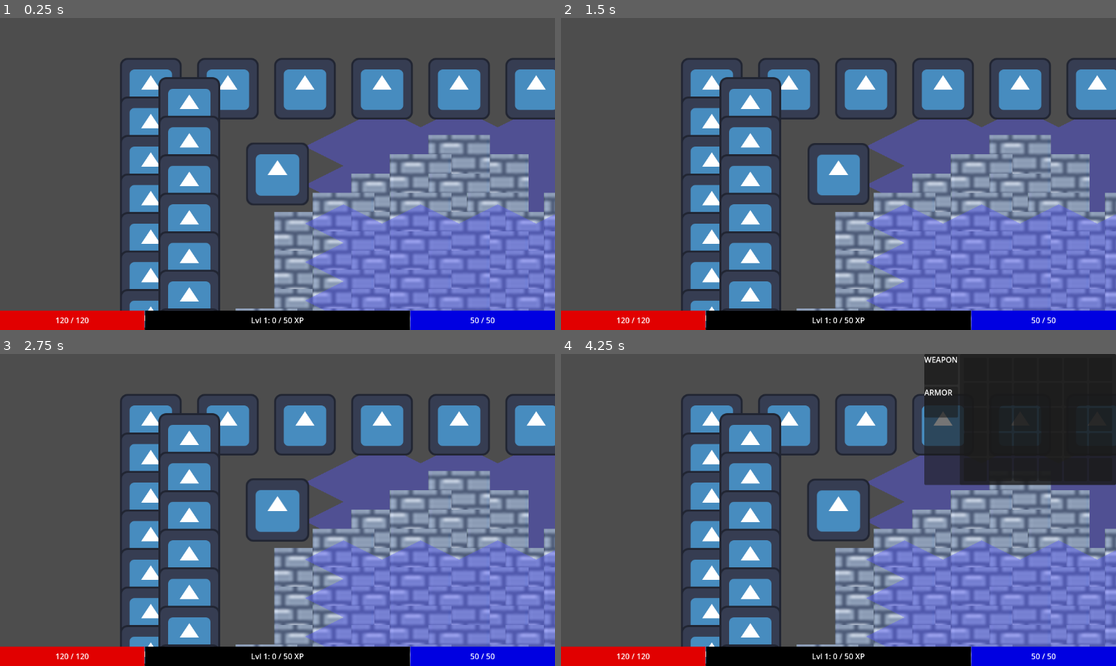
Above: before the commit, frames 1-4 (two rows, left to right).
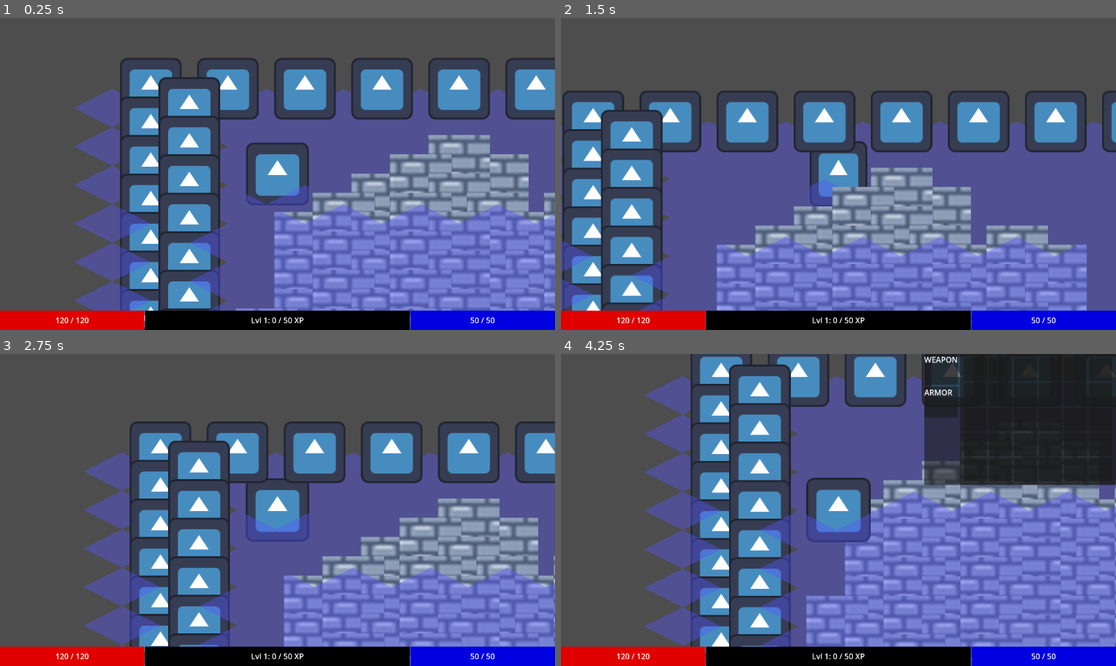
Above: after the commit, the same moments.

Repository: PietPadda/Godot_2D_ARPG
Game: Godot game, scene res://scenes/levels/main.tscn
Same seed, same stepped clock (60 frames per second), same inputs: the game is played once before the commit and once after it. The engine's default icon, where the game draws it, is replaced by a stand-in: a white triangle on a blue panel in a dark square.
Inputs (mouse positions are in pixels of both pictures, inside the frame that each line leads up to):
- Up to frame 1 (0.25 s): no input
- Up to frame 2 (1.5 s): tap Enter at 0.5 s; move the mouse to (960, 158) at 0.52 s; press the mouse at (960, 158) at 0.53 s; move the mouse to (727, 189) at 1.27 s; release the mouse at (727, 189) at 1.28 s; tap Space (attack) at 1.35 s
- Up to frame 3 (2.75 s): click (166, 525) at 1.55 s; move the mouse to (333, 441) at 2.02 s; press the mouse at (333, 441) at 2.03 s
- Up to frame 4 (4.25 s): tap Space (attack) at 2.75 s; move the mouse to (810, 572) at 2.77 s; release the mouse at (810, 572) at 2.78 s; tap I (toggle_character_sheet) at 2.85 s; click (810, 572) at 3.05 s; move the mouse to (938, 369) at 3.52 s; press the mouse at (938, 369) at 3.53 s

The runs differ from the first frame. In frame 1, 15% of the frame differs, in the area x 13-93%, y 22-94%; in frame 2, 56%, in the area x 0-100%, y 12-100%; in frame 3, 42%; in frame 4, 45%.

Commit message:
Revert "refactor(grid): implement vertex-based A* graph for true isometric pathfinding"
This reverts commit 986260c4a43c50e2e0c96092bfb8439fb55fff98.

Diff:
--- a/scripts/core/grid_manager.gd
+++ b/scripts/core/grid_manager.gd
@@ -20,7 +20,7 @@
 
 # Builds the A* point graph from the level's TileMapLayer.
 func build_level_graph():
-	# Phase 0: Clear old data
+	# Clear any old data
 	astar_graph.clear()
 	map_coords_to_id.clear()
 	id_to_map_coords.clear()
@@ -31,58 +31,83 @@
 
 	# We get the bounding box of all painted tiles, so we know the area we need to search.
 	var map_rect = tile_map_layer.get_used_rect()
-	var valid_vertices: Dictionary = {}
+	var walkable_cells: Array[Vector2i] = []
 
-	# Phase 1: Find all valid vertices
-	# A vertex is valid if all 4 surrounding tiles are walkable.
-	for x in range(map_rect.position.x, map_rect.end.x + 1): # loop x cells
-		for y in range(map_rect.position.y, map_rect.end.y + 1): # loop y cells
-			var vertex  = Vector2i(x, y) # cell at x:y
+	# We visit every single tile within that boundary, one by one.
+	for x in range(map_rect.position.x, map_rect.end.x): # loop x cells
+		for y in range(map_rect.position.y, map_rect.end.y): # loop y cells
+			var cell = Vector2i(x, y) # cell at x:y
 
-			# Check the four tiles that meet at this vertex.
-			var top_left = tile_map_layer.get_cell_tile_data(vertex + Vector2i(-1, -1))
-			var top_right = tile_map_layer.get_cell_tile_data(vertex + Vector2i(0, -1))
-			var bot_left = tile_map_layer.get_cell_tile_data(vertex + Vector2i(-1, 0))
-			var bot_right = tile_map_layer.get_cell_tile_data(vertex + Vector2i(0, 0))
+			# THE NEW, ROBUST LOGIC:
+			var tile_data = tile_map_layer.get_cell_tile_data(cell)
 
-			var tl_walkable = (not top_left) or top_left.get_custom_data("is_walkable")
-			var tr_walkable = (not top_right) or top_right.get_custom_data("is_walkable")
-			var bl_walkable = (not bot_left) or bot_left.get_custom_data("is_walkable")
-			var br_walkable = (not bot_right) or bot_right.get_custom_data("is_walkable")
-
-			if tl_walkable and tr_walkable and bl_walkable and br_walkable:
-				var point_id = id_to_map_coords.size()
-				id_to_map_coords.append(vertex)
-				map_coords_to_id[vertex] = point_id
-				astar_graph.add_point(point_id, map_to_world(vertex))
-				valid_vertices[vertex] = point_id
+			# A cell is walkable if it's empty (no tile data)
+			# OR if it has a tile, and that tile's "is_walkable" custom data is true.
+			var is_walkable = false
+			if not tile_data:
+				is_walkable = true # Empty space is walkable
+			else:
+				is_walkable = tile_data.get_custom_data("is_walkable") # Check the tile's property
+			if is_walkable:
+				walkable_cells.append(cell)
 
 	# Debug Walkable Tiles Visualisation
 	if debug_tile_scene:
 		var main_scene = get_tree().current_scene
-		for cell in valid_vertices:
+		for cell in walkable_cells:
 			var tile_instance = debug_tile_scene.instantiate()
 			main_scene.add_child(tile_instance)
 			# Center the debug tile over the grid cell
 			# Note: Convert the Vector2i to a Vector2 before subtracting
 			tile_instance.global_position = map_to_world(cell) - (Vector2(tile_map_layer.tile_set.tile_size) / 2)
 
-	# Phase 2: Connect adjacent valid vertices
-	for vertex in valid_vertices:
-		var current_point_id = valid_vertices[vertex]
-		var current_world_pos = map_to_world(vertex)
+	# We go through our list of walkable roads...
+	# First pass: Add all walkable tiles as points to the graph.
+	for cell in walkable_cells:
+		 # Create a new, unique ID (0, then 1, then 2, etc.)
+		var point_id = id_to_map_coords.size() # get tilemap coords
 
-		# Check the 4 cardinal neighbors (up, down, left, right on the vertex grid).
-		var neighbors = [Vector2i(1, 0), Vector2i(-1, 0), Vector2i(0, 1), Vector2i(0, -1)]
-		for offset in neighbors:
-			var neighbor = vertex + offset
-			if valid_vertices.has(neighbor):
-				var neighbor_point_id = valid_vertices[neighbor]
-				var neighbor_world_pos = map_to_world(neighbor)
+		# Update our address books.
+		id_to_map_coords.append(cell) # add to cell, ID 50 -> (8, 6)
+		map_coords_to_id[cell] = point_id # A* dict for quick lookup, (8, 6) -> ID 50
 
-				# The weight is the actual world distance between vertices.
-				var weight = current_world_pos.distance_to(neighbor_world_pos)
-				astar_graph.connect_points(current_point_id, neighbor_point_id, weight)
+		# Add the "intersection" to the A* graph's map.
+		astar_graph.add_point(point_id, cell) # add A* point to graph
+
+	# We visit every walkable tile again.
+	# Second pass: Connect adjacent points.
+	for cell in walkable_cells:
+		var current_point_id = map_coords_to_id[cell]
+		# Get the real-world pixel position of the current tile's center.
+		var current_world_pos = map_to_world(cell)
+
+		# We check all 8 of its immediate neighbors (including diagonals)
+		for x in range(-1, 2):
+			for y in range(-1, 2):
+				if x == 0 and y == 0: # Skip the center tile itself
+					continue # Don't check against self
+
+				var neighbor = cell + Vector2i(x, y)
+				# We ask: "Is this neighbor a valid, walkable intersection we've already mapped?"
+				if map_coords_to_id.has(neighbor):
+					var is_diagonal = (x != 0 and y != 0)
+
+					# If it's a diagonal move, check for walls.
+					if is_diagonal:
+						# Check if the two adjacent neighbors are also walkable.
+						var neighbor_x = cell + Vector2i(x, 0)
+						var neighbor_y = cell + Vector2i(0, y)
+						if not map_coords_to_id.has(neighbor_x) or not map_coords_to_id.has(neighbor_y):
+							continue # One of the corners is a wall, so this diagonal is invalid.
+
+					# If we reach here, the connection is valid.
+					var neighbor_point_id = map_coords_to_id[neighbor]
+					# Get the real-world pixel position of the neighbor tile's center.
+					var neighbor_world_pos = map_to_world(neighbor)
+					# The weight is now the actual distance in pixels.
+					var weight = current_world_pos.distance_to(neighbor_world_pos)
+					# Connect the points with the correct weight.
+					astar_graph.connect_points(current_point_id, neighbor_point_id, weight)
 
 # Finds the shortest path between two points on the grid.
 func find_path(start_coord: Vector2i, end_coord: Vector2i) -> PackedVector2Array:
@@ -112,10 +137,8 @@
 		return tile_map_layer.local_to_map(world_position)
 	return Vector2i.ZERO # Return a default value if the tilemap isn't set
 
-# Converts a map grid coordinate back to a world position (the corner of the tile)
+# Converts a map grid coordinate back to a world position (the center of the tile).
 func map_to_world(map_position: Vector2i) -> Vector2:
 	if tile_map_layer:
-		# Use map_to_local, which for isometric maps points to the corner.
-		var local_pos = tile_map_layer.map_to_local(map_position)
-		return tile_map_layer.to_global(local_pos)
+		return tile_map_layer.map_to_local(map_position)
 	return Vector2.ZERO # Return a default value if the tilemap isn't set
